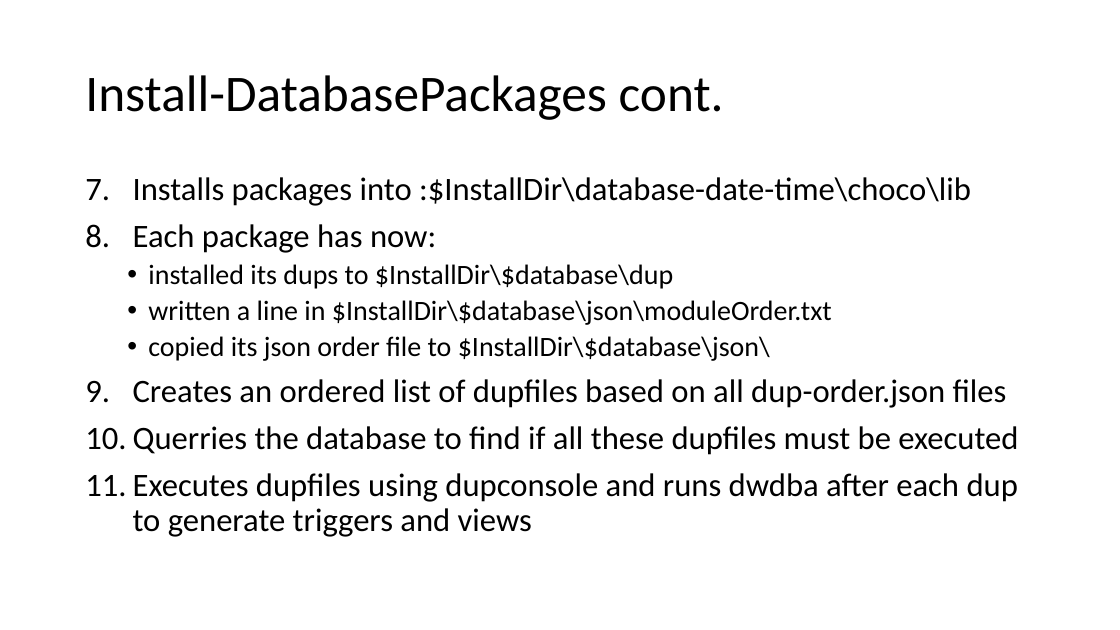
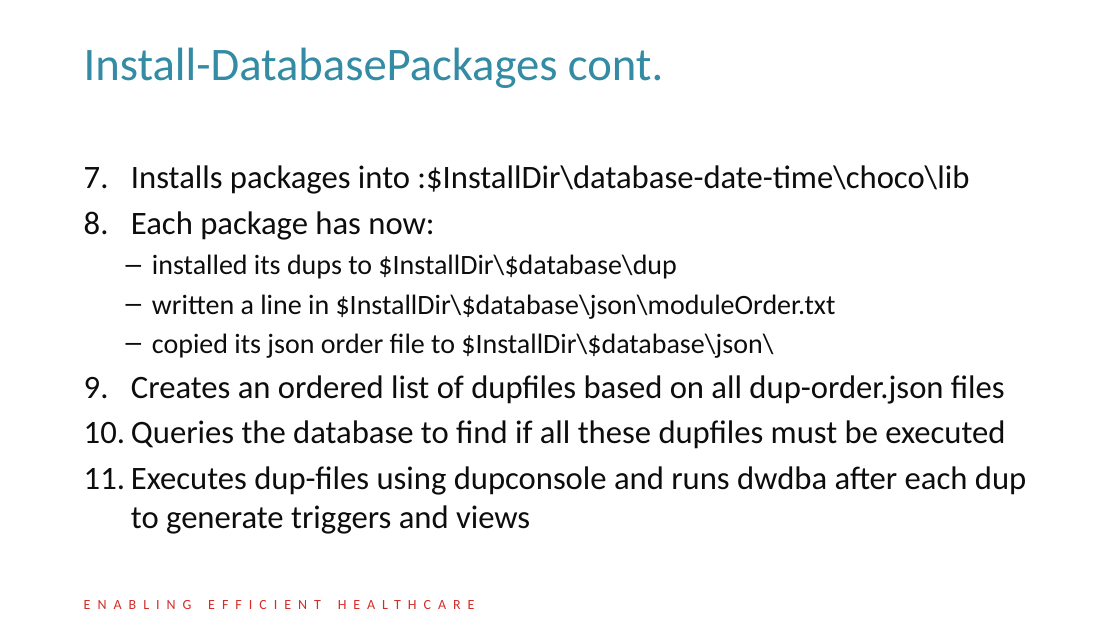
Before and after one commit to DIPSAS/InstallationTech, a slide deck: slide 64 of presentation/InstallationCourse.pptx (slide 60 before the commit). Drawn at 1120x630 pixels with LibreOffice and Linux fonts; fonts in the diff are those of the drawing; background and template pictures are left out. Boxes give left, top, right and bottom in pixels: in the first picture for what was removed or moved away, otherwise in the second. Text is boxed around its words. In the diff, an @@ line names an element or a change of style, - is before the commit and + after.

Commit message:
Added DIPS theme. Corrected some typos. Added slides for DIPS Delivery Process.

```diff
--- a/presentation/InstallationCourse.pptx
+++ b/presentation/InstallationCourse.pptx
@@ title "Install-DatabasePackages cont.": place and size @@
-title "Install-DatabasePackages cont." at bbox=[85, 75, 724, 120]
+title "Install-DatabasePackages cont." at bbox=[84, 47, 663, 88]
@@ title "Install-DatabasePackages cont." at bbox=[84, 47, 663, 88]: size 44 to 40 pt, text colour #000000 to #338BA4; line spacing 0.9 to 34pt @@
@@ text "Installs packages into :$InstallDir\database-date-time\choco ...": place and size @@
-text "Installs packages into :$InstallDir\database-date-time\choco ..." at bbox=[133, 177, 1018, 537]
+text "Installs packages into :$InstallDir\database-date-time\choco ..." at bbox=[131, 165, 1026, 534]
@@ text at bbox=[131, 165, 1005, 404]: text colour #000000 to #0D0D0D in "Installs packages into :$InstallDir\database-date-time\choco ...", "Each package has now:", "installed its dups to $InstallDir\$database\dup", "written a line in $InstallDir\$database\json\moduleOrder.txt" and 2 more places; line spacing 0.9 to 1; less space between paragraphs; bullet • to – @@
@@ text at bbox=[131, 420, 1026, 534]: text changed; text colour #000000 to #0D0D0D @@
-10. Querries the database to find if all these dupfiles must be executed
-11. Executes dupfiles using dupconsole and runs dwdba after each dup to generate triggers and views
+10. Queries the database to find if all these dupfiles must be executed
+11. Executes dup-files using dupconsole and runs dwdba after each dup to generate triggers and views
@@ text added at bbox=[84, 596, 485, 613], 12 pt, text #D32D28, small capitals @@
+ENABLING EFFICIENT HEALTHCARE
```
Also in this commit, not shown: 67 other slides changed, 4 slides added.
